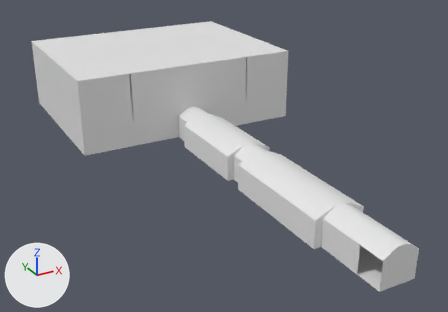
The glTF model CCBYSA/Rooms/Sublevels/subl_cont938.glb: old version first, new version second.
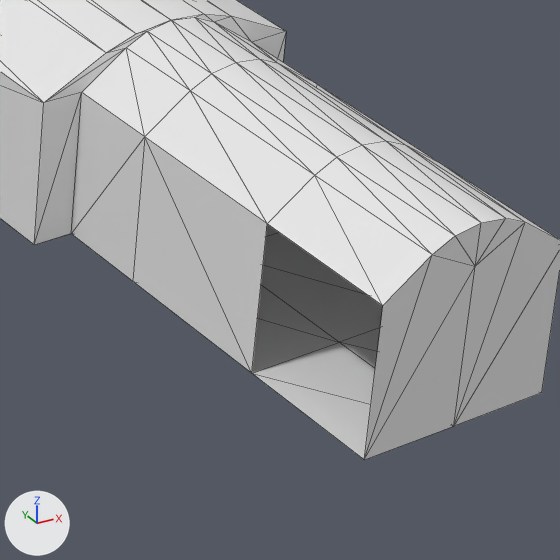
Old and new are each drawn whole from a 50 mm lens placed at (-59.8, -60.9, 55.3), pointed at (-0.3, 47.2, 1.2) and again close up on the part from 68% to 93% of the width and 64% to 100% of the height. Lighting does not change. The marker at lower left points along +X, +Y and +Z. The close-ups show mesh edges as thin lines. Where no turn or scale is listed for an object, it has been applied to the vertices. Vertices at the same position are counted once.
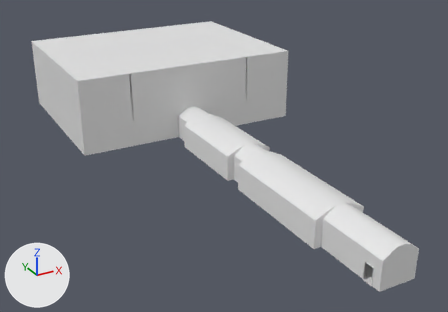
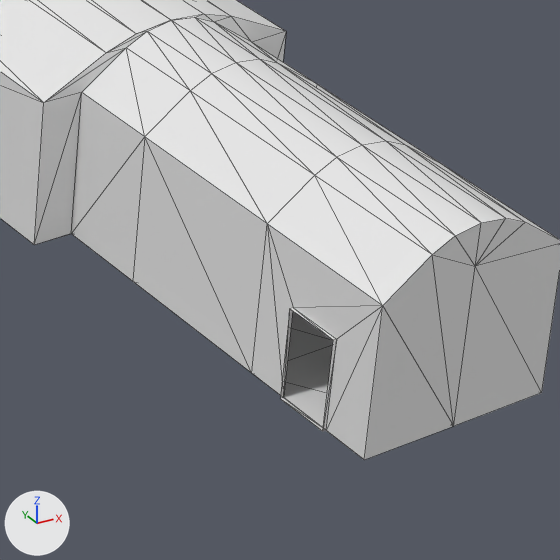
What the commit changed:
me_cube_004 is used by ob_cube_003; location (0.07, 0.36, 0.18).
me_cube_004 had 191 vertices, 368 faces and spanned x -26.1..27.4, y -5.6..105.6, z -0.2..17.0.
me_cube_004 now has 199 vertices, 384 faces and spans x -26.1..27.4, y -5.6..105.6, z -0.2..17.0.
Part 1, on me_cube_004:
6 faces are deleted.
8 vertices are added at x -3.2..-3.1, y -4.0..-2.1, z -0.2..3.1.
18 new faces join them, mat_walls (white #e7e7e7).
4 new faces join them, mat_floor (white #e7e7e7).

Location of each change, (x1, y1, x2, y2) in pixels of the close-ups (560 x 560 px):
part 1 of me_cube_004, built on: before (364, 222, 560, 460); after (252, 222, 560, 460)
